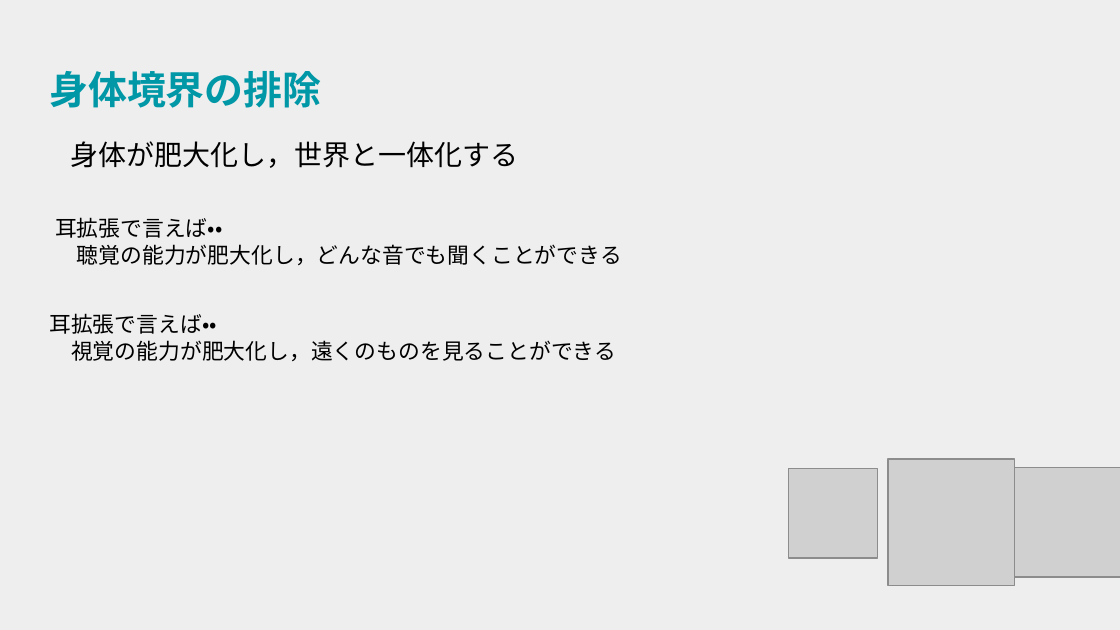
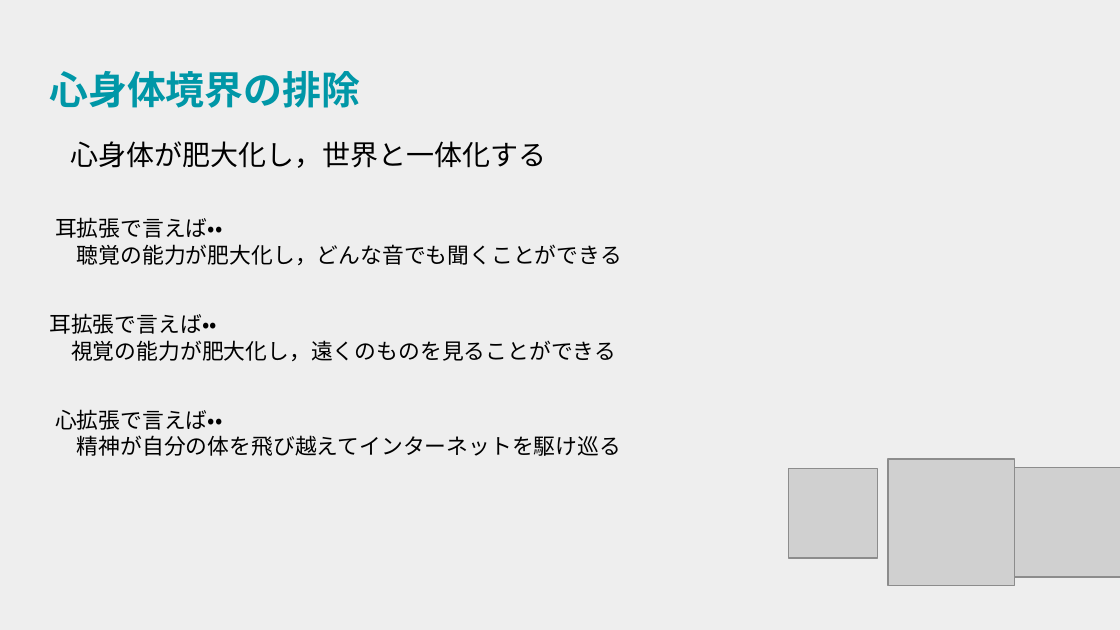
Before and after one commit to gakutosasabe/Reserch, a slide deck: slide 5 of BodyExpendReserch/世界観構築/身体拡張ビジョン.pptx. Drawn at 1120x630 pixels with LibreOffice and Linux fonts; fonts in the diff are those of the drawing; grey boxes stand for pictures. Boxes give left, top, right and bottom in pixels: in the first picture for what was removed or moved away, otherwise in the second. Text is boxed around its words. In the diff, an @@ line names an element or a change of style, - is before the commit and + after.

Commit message:
身体拡張ビジョンにマイルストーンを追加

```diff
--- a/BodyExpendReserch/世界観構築/身体拡張ビジョン.pptx
+++ b/BodyExpendReserch/世界観構築/身体拡張ビジョン.pptx
@@ title at bbox=[49, 71, 360, 108]: text changed @@
-身体境界の排除
+心身体境界の排除
@@ text at bbox=[71, 141, 547, 168]: text changed @@
-身体が肥大化し，世界と一体化する
+心身体が肥大化し，世界と一体化する
@@ text added at bbox=[55, 409, 621, 456], 14 pt, text #000000 @@
+心拡張で言えば・・
+精神が自分の体を飛び越えてインターネットを駆け巡る
```
Also in this commit, not shown: 3 other slides changed, 5 slides added.
